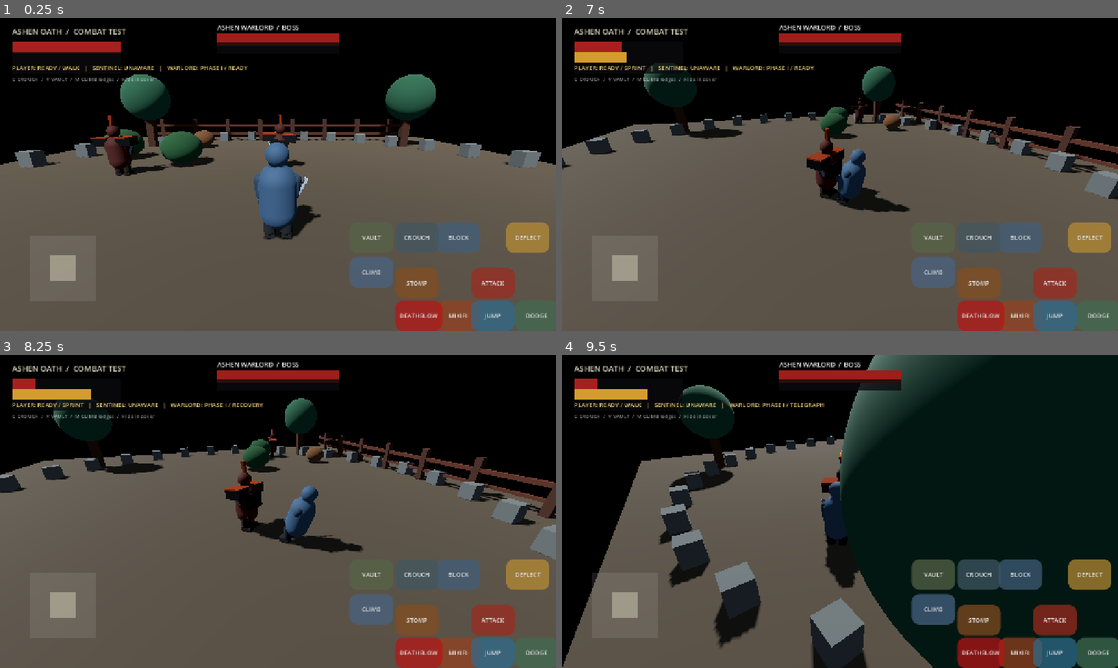
Above: before the commit, frames 1-4 (two rows, left to right).
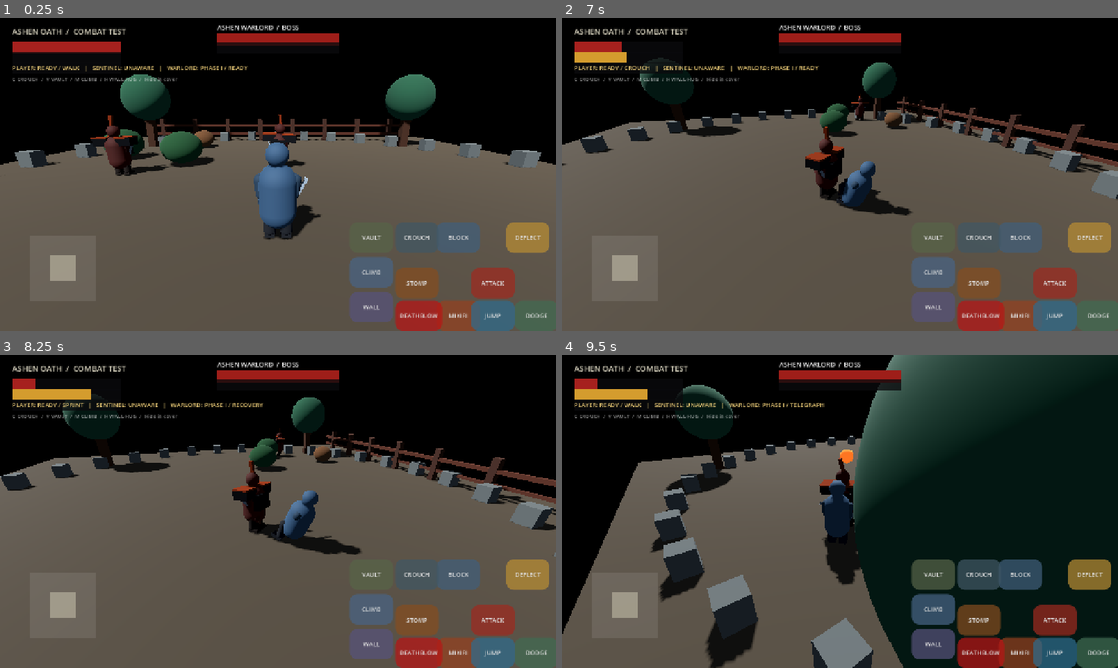
Above: after the commit, the same moments.

Repository: zahaopang-ship-it/Ashen-Oath-Godot
Game: Godot game, scene res://scenes/main.tscn
Same seed, same stepped clock (60 frames per second), same inputs: the game is played once before the commit and once after it. Sound files missing from this copy of the repository are replaced by a short silence.
Inputs (mouse positions are in pixels of both pictures, inside the frame that each line leads up to):
- Up to frame 1 (0.25 s): no input
- Up to frame 2 (7 s): tap Enter at 0.5 s; move the mouse to (962, 158) at 0.52 s; hold D 0.53-1.25 s; tap H at 0.6, 2.3, 6.8 s; click (962, 158) at 0.67 s; tap Space at 0.77, 3.77, 6.77 s; tap V at 0.8, 3.6, 5.3 s; drag from (728, 190) to (812, 237) at 1.27 s; move the mouse to (895, 105) at 2.02 s; hold D 2.03-2.75 s; tap M at 2.1, 3.8 s; drag from (812, 237) to (673, 127) at 2.77 s; move the mouse to (1006, 221) at 3.52 s; hold A 3.53-4.25 s; drag from (673, 127) to (756, 96) at 4.27 s; move the mouse to (867, 174) at 5.02 s; hold S 5.03-5.75 s; tap J at 5.1 s; click (867, 174) at 5.17 s; drag from (756, 96) to (728, 190) at 5.77 s; move the mouse to (962, 158) at 6.52 s; hold W from 6.53 s (still down); tap L at 6.6 s
- Up to frame 3 (8.25 s): release W at 7.25 s; drag from (166, 527) to (250, 574) at 7.27 s; move the mouse to (333, 442) at 8.02 s; hold S from 8.03 s (still down); tap O at 8.1 s
- Up to frame 4 (9.5 s): tap M at 8.3 s; release S at 8.75 s; drag from (812, 574) to (673, 464) at 8.77 s

The runs differ from the first frame. In frame 1, 0.8% of the frame differs, in the area x 17-71%, y 18-98%; in frame 2, 6.2%; in frame 3, 7.9%; in frame 4, 14%, in the area x 0-87%, y 0-100%.

Commit message:
Add wall-hug stealth traversal

Diff:
--- a/project/scripts/fighter.gd
+++ b/project/scripts/fighter.gd
@@ -79,6 +79,9 @@
 var _vault_end := Vector3.ZERO
 var _vault_height := 0.82
 var _traversal_kind := "vault"
+var is_wall_hugging := false
+var _wall_hug_normal := Vector3.ZERO
+var _wall_hug_side := 0.0
 var _search_scan_time := 0.0
 var _search_origin_yaw := 0.0
 var body_collision: CollisionShape3D
@@ -507,7 +510,29 @@
 		velocity.z = move_toward(velocity.z, 0.0, movement_braking * delta)
 		return
 	var move_dir := _get_player_move_direction()
-	is_sprinting = not is_crouching and (sprint_requested or input_move.length() >= 0.82)
+	if is_wall_hugging:
+		var wall_query := PhysicsRayQueryParameters3D.create(global_position + Vector3.UP * 1.0, global_position + Vector3.UP * 1.0 - _wall_hug_normal * 0.95)
+		wall_query.exclude = [get_rid()]
+		var wall_hit := get_world_3d().direct_space_state.intersect_ray(wall_query)
+		if wall_hit.is_empty():
+			is_wall_hugging = false
+			_wall_hug_normal = Vector3.ZERO
+		else:
+			_wall_hug_normal = (wall_hit.normal as Vector3).normalized()
+			var tangent := Vector3.UP.cross(_wall_hug_normal).normalized()
+			move_dir = tangent * input_move.x + _wall_hug_normal * input_move.y
+			if move_dir.length_squared() > 1.0:
+				move_dir = move_dir.normalized()
+			var wall_distance: float = Vector2(global_position.x - wall_hit.position.x, global_position.z - wall_hit.position.z).length()
+			var correction := clampf(wall_distance - 0.58, -0.8, 0.8)
+			velocity += -_wall_hug_normal * correction * 5.0 * delta
+		if is_wall_hugging:
+			is_crouching = true
+			is_sprinting = false
+		else:
+			is_crouching = false
+	else:
+		is_sprinting = not is_crouching and (sprint_requested or input_move.length() >= 0.82)
 	var current_speed := move_speed * (0.48 if is_crouching else (1.42 if is_sprinting else 1.0))
 	var desired_velocity := move_dir * current_speed
 	var accel := movement_acceleration if move_dir.length_squared() > 0.001 else movement_braking
@@ -611,6 +636,32 @@
 	velocity.z = direction.z * patrol_speed
 	_face_direction(direction, delta, 4.0)
 
+func toggle_wall_hug() -> bool:
+	if not is_player or is_dead or is_vaulting or state != CombatState.FREE:
+		return false
+	if is_wall_hugging:
+		is_wall_hugging = false
+		_wall_hug_normal = Vector3.ZERO
+		return true
+	var forward := -global_transform.basis.z
+	var origin := global_position + Vector3.UP * 1.0
+	var query := PhysicsRayQueryParameters3D.create(origin, origin + forward * 0.95)
+	query.exclude = [get_rid()]
+	var hit := get_world_3d().direct_space_state.intersect_ray(query)
+	if hit.is_empty():
+		return false
+	var normal: Vector3 = hit.normal
+	if absf(normal.y) > 0.25:
+		return false
+	_wall_hug_normal = normal.normalized()
+	_wall_hug_side = signf(global_transform.basis.x.dot(_wall_hug_normal))
+	if is_zero_approx(_wall_hug_side):
+		_wall_hug_side = 1.0
+	is_wall_hugging = true
+	is_crouching = true
+	is_sprinting = false
+	return true
+
 func try_mantle() -> bool:
 	if not is_player or is_dead or is_vaulting or state != CombatState.FREE or not is_on_floor():
 		return false
@@ -646,6 +697,7 @@
 	_vault_duration = 0.62
 	_vault_height = 0.38
 	_traversal_kind = "mantle"
+	is_wall_hugging = false
 	is_vaulting = true
 	is_crouching = false
 	is_sprinting = false
@@ -684,6 +736,7 @@
 	_vault_duration = 0.42
 	_vault_height = 0.82
 	_traversal_kind = "vault"
+	is_wall_hugging = false
 	is_vaulting = true
 	is_crouching = false
 	is_sprinting = false
--- a/project/scripts/main.gd
+++ b/project/scripts/main.gd
@@ -493,6 +493,7 @@
 			KEY_C: player.toggle_crouch()
 			KEY_V: player.try_vault()
 			KEY_M: player.try_mantle()
+			KEY_H: player.toggle_wall_hug()
 			KEY_KP_1: player.end_deflect()
 			KEY_KP_2: player.end_block()
 	if event is InputEventKey and not event.pressed:
--- a/project/scripts/touch_hud.gd
+++ b/project/scripts/touch_hud.gd
@@ -73,8 +73,9 @@
 	_register_action("CROUCH", Vector2(-370, -250), "crouch", Color(0.25, 0.34, 0.39))
 	_register_action("VAULT", Vector2(-475, -250), "vault", Color(0.34, 0.39, 0.28))
 	_register_action("CLIMB", Vector2(-475, -170), "climb", Color(0.28, 0.39, 0.52))
+	_register_action("WALL", Vector2(-475, -90), "wall", Color(0.34, 0.32, 0.48))
 	var hint := Label.new()
-	hint.text = "C CROUCH  /  V VAULT  /  M CLIMB ledges  /  Hide in cover"
+	hint.text = "C CROUCH  /  V VAULT  /  M CLIMB  /  H WALL-HUG  /  Hide in cover"
 	hint.position = Vector2(28, 132)
 	hint.add_theme_font_size_override("font_size", 12)
 	hint.add_theme_color_override("font_color", Color(1, 1, 1, 0.55))
@@ -171,6 +172,7 @@
 		"crouch": game.player.toggle_crouch()
 		"vault": game.player.try_vault()
 		"climb": game.player.try_mantle()
+		"wall": game.player.toggle_wall_hug()
 
 func _action_up(action: String) -> void:
 	match action:
--- a/project/tests/stealth_world_test.gd
+++ b/project/tests/stealth_world_test.gd
@@ -83,8 +83,26 @@
 	await physics_frame
 	_check(not player.try_vault(), "vault rejects a full-height wall")
 	_check(not player.is_vaulting, "rejected traversal leaves player in normal movement state")
+	var hug_wall := StaticBody3D.new()
+	hug_wall.position = player.global_position + Vector3(0.0, 0.0, -0.62)
+	game.add_child(hug_wall)
+	var hug_shape := CollisionShape3D.new()
+	var hug_box := BoxShape3D.new()
+	hug_box.size = Vector3(3.0, 2.2, 0.35)
+	hug_shape.shape = hug_box
+	hug_shape.position.y = 1.1
+	hug_wall.add_child(hug_shape)
+	await physics_frame
+	_check(player.toggle_wall_hug(), "player can enter wall-hug mode beside a solid wall")
+	_check(player.is_wall_hugging and player.is_crouching, "wall-hug engages a lowered stealth posture")
+	player.input_move = Vector2(1.0, 0.0)
+	var hug_start := player.global_position
+	for i in range(18):
+		await physics_frame
+	_check(absf(player.global_position.x - hug_start.x) > 0.08, "wall-hug allows lateral movement along the wall")
+	_check(player.toggle_wall_hug() and not player.is_wall_hugging, "wall-hug can be exited on demand")
 	if failures.is_empty():
-		print("Stealth world tests: 14/14 passed")
+		print("Stealth world tests: 18/18 passed")
 	else:
-		printerr("Stealth world tests: ", 14 - failures.size(), "/14 passed")
+		printerr("Stealth world tests: ", 18 - failures.size(), "/18 passed")
 	quit(0 if failures.is_empty() else 1)
Not shown, changed: DEVELOPMENT_PLAN.md
